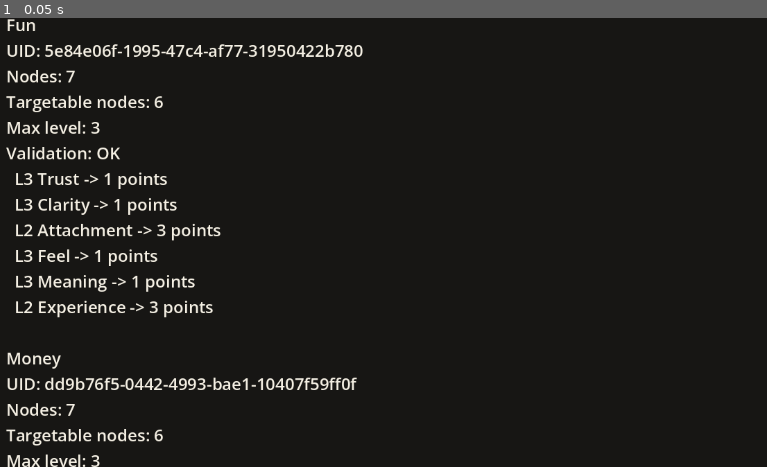
Above: before the commit, frame 1.
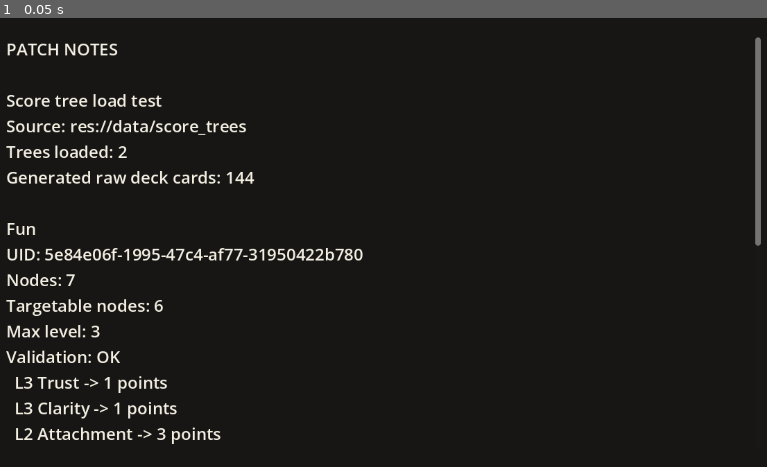
Above: after the commit, the same moment.

Repository: Josephblt/patch-notes
Game: Godot game, scene res://scenes/test_score_tree.tscn
The game is run twice, just before and just after one commit, with the same random seed, the same clock (stepped at 60 frames per second) and the same inputs. This scene is started directly instead of the project's main scene.
Inputs:
- Up to frame 1 (0.05 s): no input

The runs differ from the first frame. In frame 1, 7.0% of the frame differs, in the area x 0-100%, y 0-100%.

Commit message:
Make score tree test output scrollable

Diff:
--- a/src/scenes/test_score_tree.tscn
+++ b/src/scenes/test_score_tree.tscn
@@ -13,7 +13,7 @@
 grow_vertical = 2
 color = Color(0.0901961, 0.0862745, 0.0784314, 1)
 
-[node name="Label" type="Label" parent="."]
+[node name="ScrollContainer" type="ScrollContainer" parent="."]
 anchors_preset = 15
 anchor_right = 1.0
 anchor_bottom = 1.0
@@ -23,6 +23,10 @@
 offset_bottom = -28.0
 grow_horizontal = 2
 grow_vertical = 2
+
+[node name="Label" type="Label" parent="ScrollContainer"]
+custom_minimum_size = Vector2(720, 0)
+size_flags_horizontal = 3
 theme_override_colors/font_color = Color(0.956863, 0.937255, 0.890196, 1)
 theme_override_font_sizes/font_size = 24
 text = "Loading score trees..."
--- a/src/scripts/test_score_tree_scene.gd
+++ b/src/scripts/test_score_tree_scene.gd
@@ -2,7 +2,7 @@
 
 const SCORE_TREE_DIR: String = "res://data/score_trees"
 
-@onready var output_label: Label = $Label
+@onready var output_label: Label = $ScrollContainer/Label
 
 
 func _ready() -> void:
